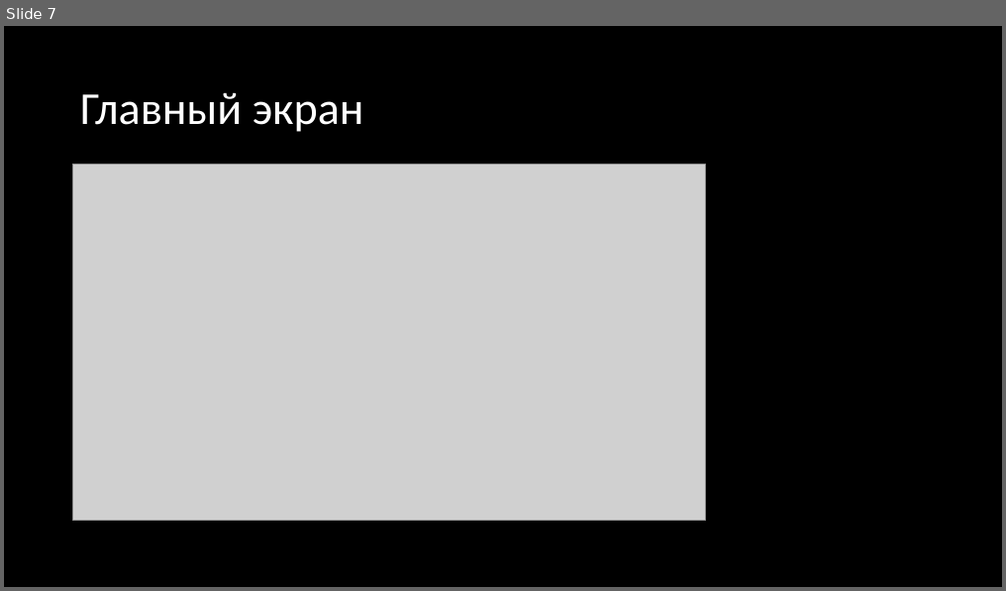
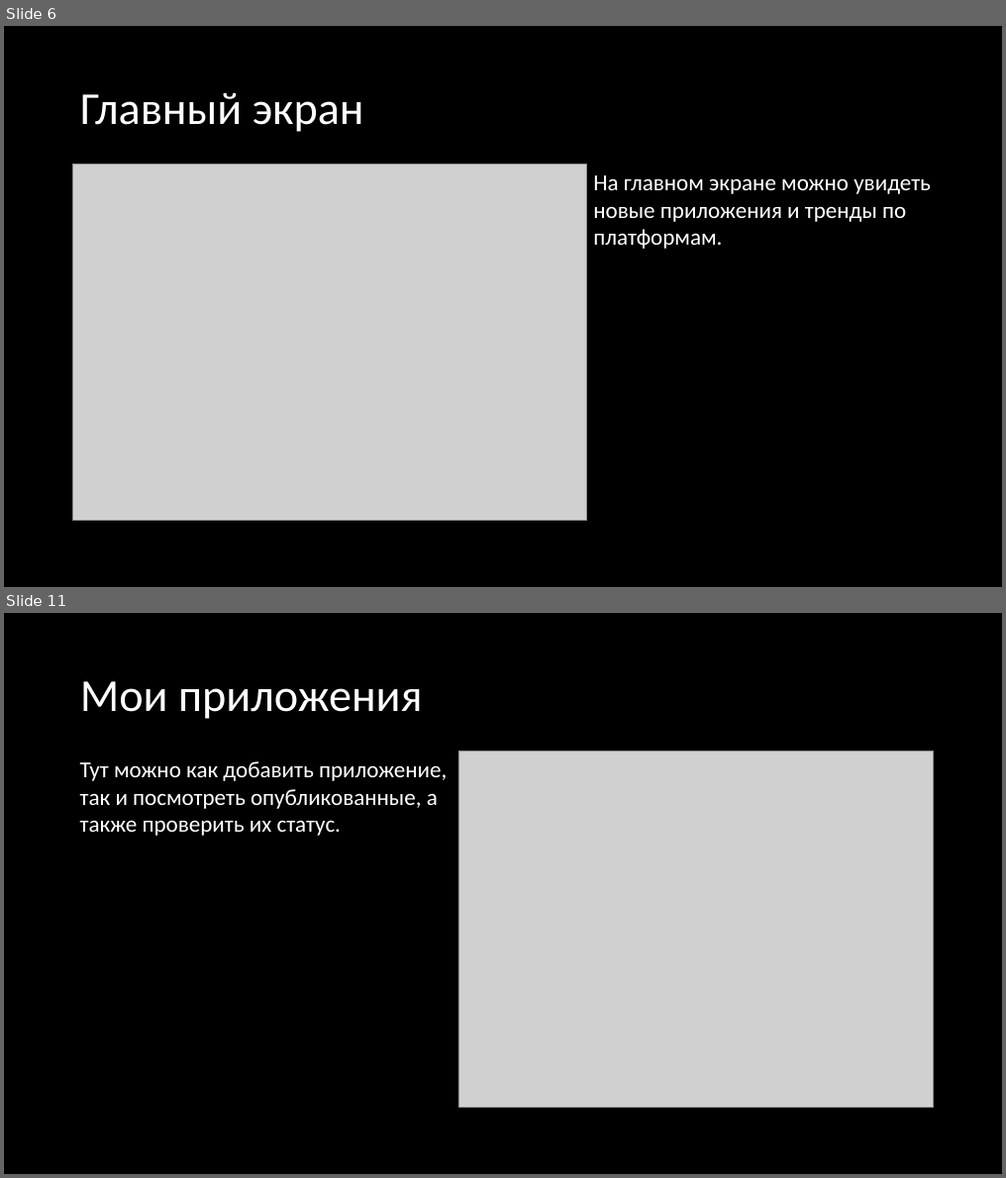
Before and after one commit to ultrasaks/bShop_web, a slide deck: проект.pptx. Shown one above the other, each under a label of ours: slide 7 before the commit, slides 6 and 11 after it; the slides between them are not shown. The pictures are 1006x591 and 1006x1178 pixels, drawn with LibreOffice and Linux fonts; fonts in the diff are those of the drawing; grey boxes stand for pictures. Boxes give left, top, right and bottom in pixels: in the first picture for what was removed or moved away, otherwise in the second. Text is boxed around its words. In the diff, an @@ line names an element or a change of style, - is before the commit and + after.

```diff
--- a/проект.pptx
+++ b/проект.pptx
@@ slide 11 added at <box>4,613,1002,1174</box>, background #000000 @@
@@ title added at <box>80,681,422,719</box>, 44 pt, text #FFFFFF @@
+Мои приложения
@@ picture added at <box>458,752,933,1108</box> @@
@@ text added at <box>80,761,447,836</box>, 22 pt, text #FFFFFF @@
+Тут можно как добавить приложение, так и посмотреть опубликованные, а также проверить их статус.
@@ what was slide 7 is now slide 6 @@
@@ slide 6 changed as well @@
@@ picture: place and size @@
-picture at <box>73,165,706,521</box>
+picture at <box>73,165,586,521</box>
@@ text added at <box>593,175,931,249</box>, 22 pt, text #FFFFFF @@
+На главном экране можно увидеть новые приложения и тренды по платформам.
```
Also in this commit, not shown: 5 other slides changed, 11 other slides added, 5 slides removed.
